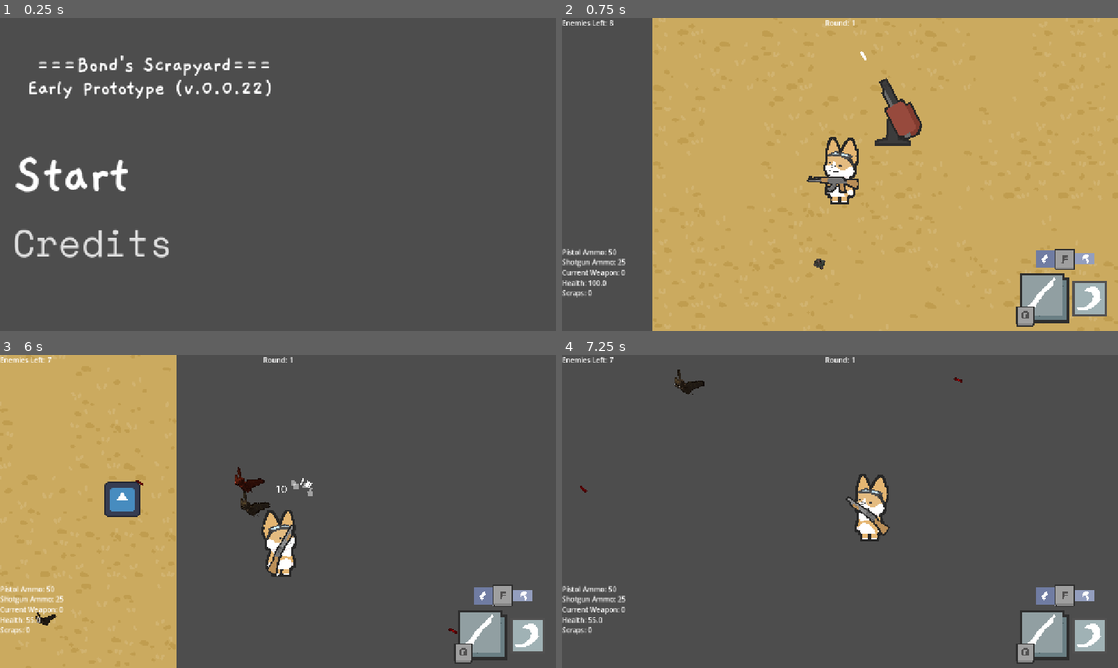
Above: before the commit, frames 1-4 (two rows, left to right).
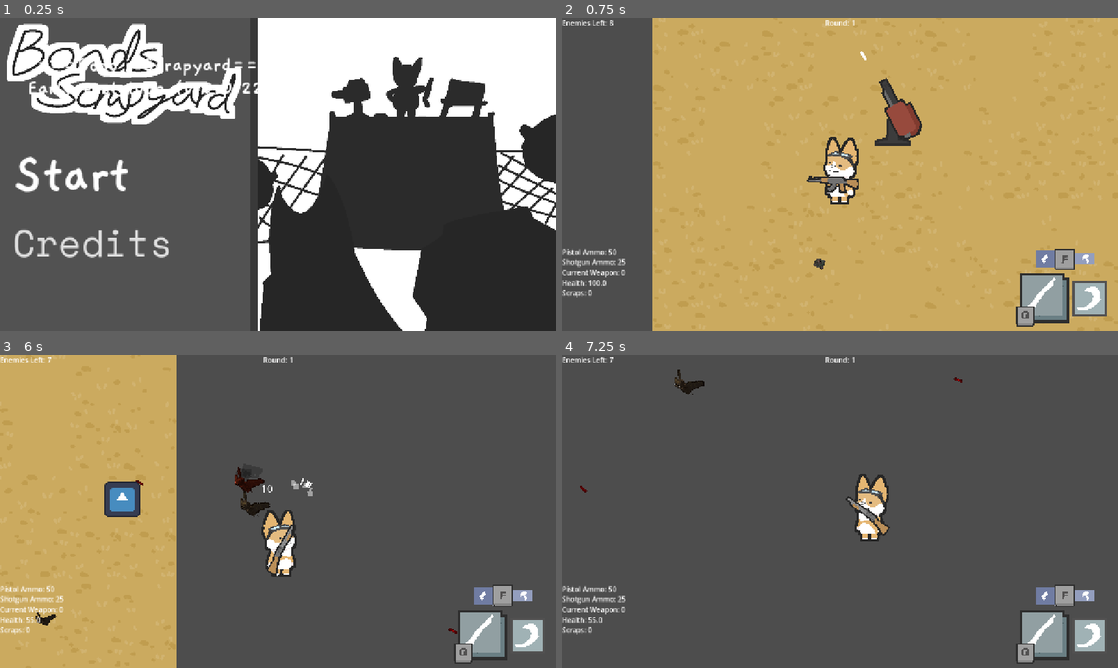
Above: after the commit, the same moments.

Repository: Recsaur/BondScrapyard
Game: Godot game, scene res://Scenes/main_menu.tscn
The game is run twice, just before and just after one commit, with the same random seed, the same clock (stepped at 60 frames per second) and the same inputs. The engine's default icon, where the game draws it, is replaced by a stand-in: a white triangle on a blue panel in a dark square.
Inputs (mouse positions are in pixels of both pictures, inside the frame that each line leads up to):
- Up to frame 1 (0.25 s): no input
- Up to frame 2 (0.75 s): click (673, 174) at 0.5 s
- Up to frame 3 (6 s): tap Enter at 1.25 s; move the mouse to (400, 495) at 1.27 s; hold D (right) 1.28-2.03 s; tap F (Building) at 1.35, 2.3, 3.05, 3.8, 4.35, 5.3 s; click (400, 495) at 1.42 s; move the mouse to (166, 527) at 2.02 s; hold S (down) 2.03-2.78 s; tap 1 (1_Build) at 2.1 s; move the mouse to (333, 442) at 2.77 s; hold D (right) 2.78-3.53 s; tap 2 (2_Build) at 2.85 s; move the mouse to (250, 574) at 3.52 s; hold W (up) 3.53-4.28 s; tap 3 (3_Build) at 3.6 s; click (250, 574) at 3.67 s; move the mouse to (444, 558) at 4.27 s; hold Q (SwitchWeaponLeft) 4.28-5.78 s; move the mouse to (111, 464) at 5.02 s; tap Space (Dash) at 5.1 s; move the mouse to (305, 511) at 5.77 s; hold S (down) from 5.78 s (still down); right-click (305, 511) at 5.85 s; click (305, 511) at 5.92 s
- Up to frame 4 (7.25 s): tap F (Building) at 6.05, 6.8 s; move the mouse to (756, 433) at 6.52 s; release S (down) at 6.53 s; hold D (right) from 6.53 s (still down); click (756, 433) at 6.6 s

The runs differ from the first frame. In frame 1, 60% of the frame differs, in the area x 1-100%, y 0-100%; in frame 2, nothing differs; in frame 3, less than 0.1%; in frame 4, nothing differs.

Commit message:
Added title screen art and made enemy taking damage particles

Diff:
--- a/Scenes/Characters/enemy.gd
+++ b/Scenes/Characters/enemy.gd
@@ -5,6 +5,7 @@
 var KB = Vector2.ZERO
 var KB_Length = 200.0
 var EffectDmg_path = preload("res://Scenes/dmg_particles.tscn")
+var DmgToo_path = preload("res://hurt_dmg.tscn")
 # Called when the node enters the scene tree for the first time.
 
 func _physics_process(delta: float) -> void:
@@ -30,8 +31,11 @@
 func DmgEffect(DmgTaken):
 	#var tween = create_tween()
 	var Effect = EffectDmg_path.instantiate()
+	var otherEffect = DmgToo_path.instantiate()
 	#Effect.global_position.x += 101
 	Effect.DmgEffectItself(DmgTaken)
+	#otherEffect.position = position
+	add_child(otherEffect)
 	add_child(Effect)
 	#Effect.DmgTaken = DmgTaken
 	#tween.tween_property($Label,"position",Vector2($Label.position.x,$Label.position.y-25),0.05).set_trans(Tween.TRANS_BOUNCE)
--- a/Scenes/bat_enemy.gd
+++ b/Scenes/bat_enemy.gd
@@ -5,6 +5,7 @@
 var KB = Vector2.ZERO
 var KB_Length = 200.0
 var EffectDmg_path = preload("res://Scenes/dmg_particles.tscn")
+var DmgToo_path = preload("res://hurt_dmg.tscn")
 # Called when the node enters the scene tree for the first time.
 
 func _physics_process(delta: float) -> void:
@@ -30,8 +31,11 @@
 func DmgEffect(DmgTaken):
 	#var tween = create_tween()
 	var Effect = EffectDmg_path.instantiate()
+	var otherEffect = DmgToo_path.instantiate()
 	#Effect.global_position.x += 101
 	Effect.DmgEffectItself(DmgTaken)
+	#otherEffect.position = position
+	add_child(otherEffect)
 	add_child(Effect)
 	#Effect.DmgTaken = DmgTaken
 	#tween.tween_property($Label,"position",Vector2($Label.position.x,$Label.position.y-25),0.05).set_trans(Tween.TRANS_BOUNCE)
--- a/Scenes/main_menu.tscn
+++ b/Scenes/main_menu.tscn
@@ -1,8 +1,9 @@
-[gd_scene load_steps=7 format=3 uid="uid://du0hhw1pdpqw6"]
+[gd_scene load_steps=8 format=3 uid="uid://du0hhw1pdpqw6"]
 
 [ext_resource type="Script" uid="uid://c5ti6sku8ggsa" path="res://main_menu.gd" id="1_28flt"]
 [ext_resource type="FontFile" uid="uid://cp0shejpbmvkq" path="res://Assets/Gaegu-Bold.ttf" id="2_1ehe0"]
 [ext_resource type="Theme" uid="uid://cc0jhcthmefdi" path="res://Scenes/main_menu.tres" id="2_48xlc"]
+[ext_resource type="Texture2D" uid="uid://k7uovp352dpq" path="res://Assets/TitleScreen.png" id="2_ce3w2"]
 
 [sub_resource type="LabelSettings" id="LabelSettings_28flt"]
 font = ExtResource("2_1ehe0")
@@ -18,6 +19,14 @@
 [node name="MainMenu" type="Node2D"]
 position = Vector2(-36, 45)
 script = ExtResource("1_28flt")
+
+[node name="TextureRect" type="TextureRect" parent="."]
+offset_left = 36.000004
+offset_top = -45.0
+offset_right = 1956.0
+offset_bottom = 1035.0
+scale = Vector2(0.66727084, 0.66727084)
+texture = ExtResource("2_ce3w2")
 
 [node name="PlayColor" type="ColorRect" parent="."]
 offset_left = 66.0
--- a/Scenes/range_enemy.gd
+++ b/Scenes/range_enemy.gd
@@ -5,7 +5,7 @@
 var KB = Vector2.ZERO
 var KB_Length = 200.0
 var EffectDmg_path = preload("res://Scenes/dmg_particles.tscn")
-
+var DmgToo_path = preload("res://hurt_dmg.tscn")
 var Bullet_path = preload("res://Scenes/enemy_bullet.tscn")
 var Current_target = GameTracker.player_pos
 var Knockback = 0.0
@@ -45,8 +45,11 @@
 func DmgEffect(DmgTaken):
 	#var tween = create_tween()
 	var Effect = EffectDmg_path.instantiate()
+	var otherEffect = DmgToo_path.instantiate()
 	#Effect.global_position.x += 101
 	Effect.DmgEffectItself(DmgTaken)
+	#otherEffect.position = position
+	add_child(otherEffect)
 	add_child(Effect)
 	#Effect.DmgTaken = DmgTaken
 	#tween.tween_property($Label,"position",Vector2($Label.position.x,$Label.position.y-25),0.05).set_trans(Tween.TRANS_BOUNCE)
--- /dev/null
+++ b/hurt_dmg.gd
@@ -0,0 +1,11 @@
+extends GPUParticles2D
+
+
+# Called when the node enters the scene tree for the first time.
+func _ready() -> void:
+	#restart()
+	emitting = true
+
+func _on_timer_timeout() -> void:
+	queue_free()
+	pass # Replace with function body.
--- /dev/null
+++ b/hurt_dmg.tscn
@@ -0,0 +1,50 @@
+[gd_scene load_steps=8 format=3 uid="uid://gn621bexti6h"]
+
+[ext_resource type="Texture2D" uid="uid://b1hj8ljex0dj4" path="res://Assets/Scrap.png" id="1_xevqk"]
+[ext_resource type="Script" uid="uid://b3uv2mdundp2n" path="res://hurt_dmg.gd" id="2_kaf8u"]
+
+[sub_resource type="Curve" id="Curve_dp1uc"]
+_limits = [-360.0, 360.0, 0.0, 1.0]
+_data = [Vector2(0, 360), 0.0, 0.0, 0, 0, Vector2(1, -360), 0.0, 0.0, 0, 0]
+point_count = 2
+
+[sub_resource type="CurveTexture" id="CurveTexture_wegow"]
+curve = SubResource("Curve_dp1uc")
+
+[sub_resource type="Curve" id="Curve_xevqk"]
+_data = [Vector2(0, 1), 0.0, 0.0, 0, 0, Vector2(1, 0), 0.0, 0.0, 0, 0]
+point_count = 2
+
+[sub_resource type="CurveTexture" id="CurveTexture_kaf8u"]
+curve = SubResource("Curve_xevqk")
+
+[sub_resource type="ParticleProcessMaterial" id="ParticleProcessMaterial_781lp"]
+particle_flag_disable_z = true
+angle_min = -0.9999893
+angle_max = 1.0000107
+angle_curve = SubResource("CurveTexture_wegow")
+spread = 90.0
+initial_velocity_min = 250.0
+initial_velocity_max = 500.0
+gravity = Vector3(0, 1000, 0)
+scale_min = 0.099999994
+scale_max = 0.14999999
+scale_curve = SubResource("CurveTexture_kaf8u")
+color = Color(0, 0, 0, 0.22352941)
+
+[node name="HurtDmg" type="GPUParticles2D"]
+rotation = -1.5707964
+emitting = false
+amount = 3
+texture = ExtResource("1_xevqk")
+one_shot = true
+explosiveness = 1.0
+process_material = SubResource("ParticleProcessMaterial_781lp")
+script = ExtResource("2_kaf8u")
+
+[node name="Timer" type="Timer" parent="."]
+wait_time = 2.0
+one_shot = true
+autostart = true
+
+[connection signal="timeout" from="Timer" to="." method="_on_timer_timeout"]
--- /dev/null
+++ b/upgrade.tscn
@@ -0,0 +1,117 @@
+[gd_scene format=3 uid="uid://stibyqo4wnho"]
+
+[node name="Upgrade" type="Control"]
+layout_mode = 3
+anchors_preset = 15
+anchor_right = 1.0
+anchor_bottom = 1.0
+grow_horizontal = 2
+grow_vertical = 2
+
+[node name="Panel" type="Panel" parent="."]
+layout_mode = 0
+offset_left = 99.0
+offset_top = 69.0
+offset_right = 1185.0
+offset_bottom = 654.0
+
+[node name="Weapons" type="Button" parent="."]
+layout_mode = 0
+offset_left = 379.0
+offset_top = 76.0
+offset_right = 616.0
+offset_bottom = 139.0
+text = "Weapons
+"
+
+[node name="Button" type="Button" parent="."]
+layout_mode = 0
+offset_left = 640.0
+offset_top = 75.0
+offset_right = 865.0
+offset_bottom = 136.0
+text = "Buildings"
+
+[node name="ARUpgrades" type="Control" parent="."]
+anchors_preset = 0
+offset_right = 40.0
+offset_bottom = 40.0
+
+[node name="Damage" type="Button" parent="ARUpgrades"]
+layout_mode = 0
+offset_left = 575.0
+offset_top = 209.0
+offset_right = 647.0
+offset_bottom = 240.0
+text = "Damage"
+
+[node name="Firerate" type="Button" parent="ARUpgrades"]
+layout_mode = 0
+offset_left = 447.0
+offset_top = 472.0
+offset_right = 516.0
+offset_bottom = 503.0
+text = "Firerate"
+
+[node name="SGUpgrades" type="Control" parent="."]
+anchors_preset = 0
+offset_right = 40.0
+offset_bottom = 40.0
+
+[node name="Damage" type="Button" parent="SGUpgrades"]
+layout_mode = 0
+offset_left = 575.0
+offset_top = 209.0
+offset_right = 647.0
+offset_bottom = 240.0
+text = "Damage"
+
+[node name="Firerate" type="Button" parent="SGUpgrades"]
+layout_mode = 0
+offset_left = 447.0
+offset_top = 472.0
+offset_right = 516.0
+offset_bottom = 503.0
+text = "Firerate"
+
+[node name="TurretUpgrades" type="Control" parent="."]
+anchors_preset = 0
+offset_right = 40.0
+offset_bottom = 40.0
+
+[node name="Damage" type="Button" parent="TurretUpgrades"]
+layout_mode = 0
+offset_left = 575.0
+offset_top = 209.0
+offset_right = 647.0
+offset_bottom = 240.0
+text = "Damage"
+
+[node name="Firerate" type="Button" parent="TurretUpgrades"]
+layout_mode = 0
+offset_left = 447.0
+offset_top = 472.0
+offset_right = 516.0
+offset_bottom = 503.0
+text = "Firerate"
+
+[node name="MineUpgrades" type="Control" parent="."]
+anchors_preset = 0
+offset_right = 40.0
+offset_bottom = 40.0
+
+[node name="Damage" type="Button" parent="MineUpgrades"]
+layout_mode = 0
+offset_left = 575.0
+offset_top = 209.0
+offset_right = 647.0
+offset_bottom = 240.0
+text = "Damage"
+
+[node name="Firerate" type="Button" parent="MineUpgrades"]
+layout_mode = 0
+offset_left = 447.0
+offset_top = 472.0
+offset_right = 516.0
+offset_bottom = 503.0
+text = "Firerate"
Binary file added: Assets/TitleScreen.png
Not shown, added: Assets/TitleScreen.png.import
Not shown, added: hurt_dmg.gd.uid
